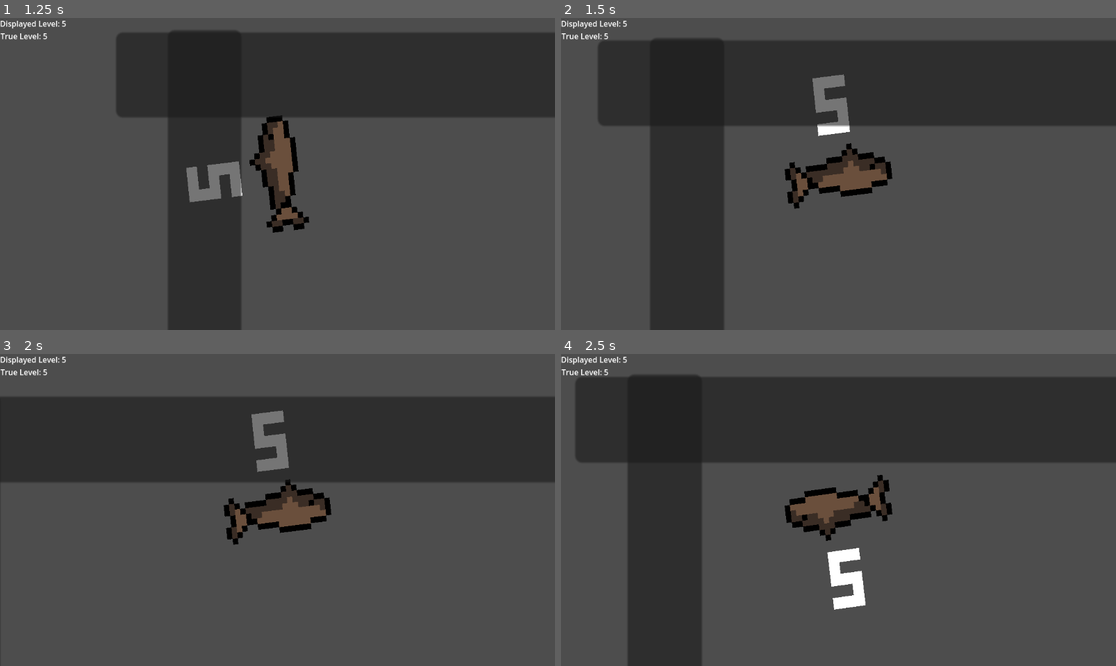
Above: before the commit, frames 1-4 (two rows, left to right).
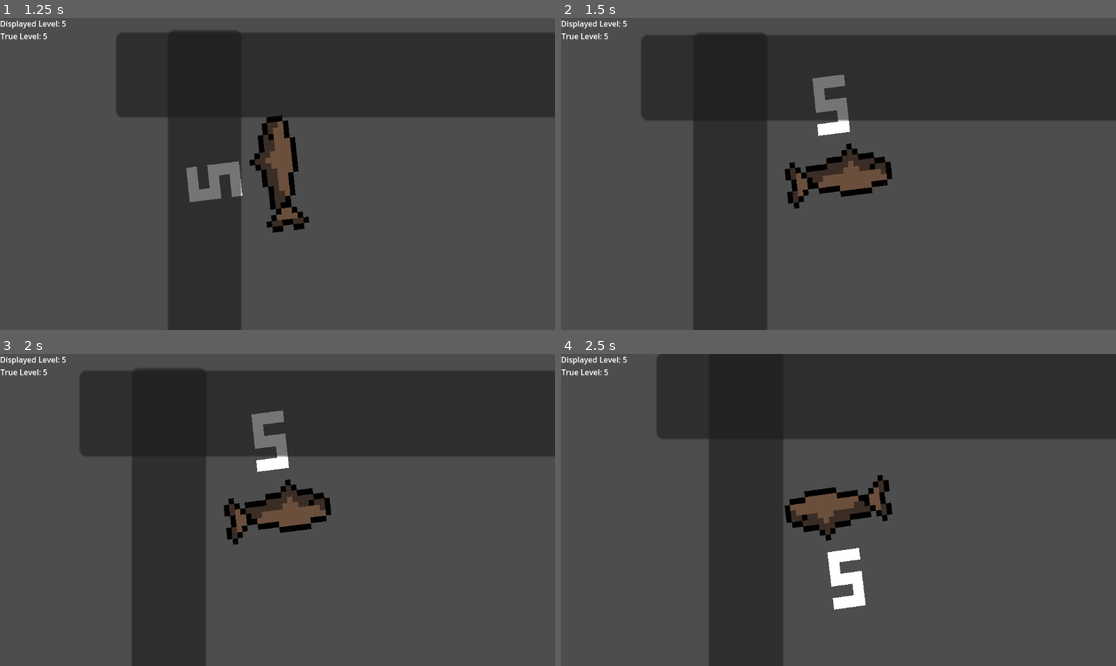
Above: after the commit, the same moments.

Repository: RomIsALemon/FishEatGame
Game: Godot game, scene res://main.tscn
The game is run twice, just before and just after one commit, with the same random seed, the same clock (stepped at 60 frames per second) and the same inputs.
Inputs (mouse positions are in pixels of both pictures, inside the frame that each line leads up to):
- Up to frame 1 (1.25 s): click "Start" at 0.5 s
- Up to frame 2 (1.5 s): tap Enter (ui_accept) at 1.25 s; move the mouse to (960, 158) at 1.27 s; tap R (Toggle Movement, bound only after the commit) at 1.35 s
- Up to frame 3 (2 s): tap Enter (ui_accept) at 1.52 s
- Up to frame 4 (2.5 s): move the mouse to (727, 525) at 2.02 s; tap R (Toggle Movement, bound only after the commit) at 2.1 s; tap Enter (ui_accept) at 2.27 s

Frame 1 is identical in both runs. In frame 2, 14% of the frame differs, in the area x 6-100%, y 4-100%; in frame 3, 24%; in frame 4, 32%, in the area x 2-100%, y 0-100%.

Commit message:
Add inherited scene for moving enemy type

Diff:
--- a/enemy/enemy.tscn
+++ b/enemy/enemy.tscn
@@ -18,7 +18,7 @@
 "speed": 5.0
 }]
 
-[node name="CharacterBody2D" type="CharacterBody2D"]
+[node name="CharacterBody2D" type="CharacterBody2D" groups=["Enemy"]]
 script = ExtResource("1_lfeft")
 
 [node name="CollisionShape2D" type="CollisionShape2D" parent="."]
--- /dev/null
+++ b/enemy/enemy_moving.gd
@@ -0,0 +1,33 @@
+extends CharacterBody2D
+
+var level = 2
+var player_in_range = false
+var speed = 100.0
+
+@onready var level_label = get_node("Label")
+@onready var player = get_parent().get_node("Player")
+
+func _ready():
+	$Area2D.body_entered.connect(_on_body_entered)
+	$Area2D.body_exited.connect(_on_body_exited)
+
+func _physics_process(delta):
+	scale.x = 1.265 + level/3.5
+	scale.y = 1.265 + level/3.5
+	level_label.text = str(level)
+	if(player_in_range):
+		look_at(player.global_position)
+		rotation += PI
+		var direction = (player.global_position - global_position).normalized()
+		velocity = (direction * speed)
+	else:
+		velocity = Vector2.ZERO
+	move_and_slide()
+
+func _on_body_entered(body):
+	if body.is_in_group("Player"):
+		player_in_range = true
+
+func _on_body_exited(body):
+	if body.is_in_group("Player"):
+		player_in_range = false
--- /dev/null
+++ b/enemy/enemy_moving.tscn
@@ -0,0 +1,15 @@
+[gd_scene load_steps=4 format=3 uid="uid://ncklgdw4cpq6"]
+
+[ext_resource type="PackedScene" uid="uid://g4qrq6oy2q2p" path="res://enemy/enemy.tscn" id="1_2fsdl"]
+[ext_resource type="Script" uid="uid://boyn636y65ypq" path="res://enemy/enemy_moving.gd" id="2_38tdy"]
+
+[sub_resource type="CircleShape2D" id="CircleShape2D_2fsdl"]
+
+[node name="Enemy_Moving" instance=ExtResource("1_2fsdl")]
+script = ExtResource("2_38tdy")
+
+[node name="Area2D" type="Area2D" parent="." index="3"]
+
+[node name="CollisionShape2D" type="CollisionShape2D" parent="Area2D" index="0" groups=["Enemy"]]
+scale = Vector2(2, 2)
+shape = SubResource("CircleShape2D_2fsdl")
--- a/player/player.gd
+++ b/player/player.gd
@@ -7,6 +7,7 @@
 var currentlevel = level # displayed level and temporary level
 var can_use_powerup = true
 var scaleSpeed = 5
+var toggleMove = true
 
 @onready var level_label = get_node("Label")
 @onready var camera = get_node("Camera2D")
@@ -24,7 +25,10 @@
 	self.look_at(mouse_position)
 	if Input.is_action_just_pressed("ui_accept") and can_use_powerup and level >= 10:
 		dash()
-	move_and_slide()
+	if Input.is_action_just_pressed("Toggle Movement"):
+		toggleMove = not toggleMove
+	if toggleMove == true:
+		move_and_slide()
 	for i in get_slide_collision_count():
 		var collision = get_slide_collision(i)
 		if collision.get_collider().get_class() == "CharacterBody2D":
--- a/player/player.tscn
+++ b/player/player.tscn
@@ -18,7 +18,7 @@
 "speed": 5.0
 }]
 
-[node name="CharacterBody2D" type="CharacterBody2D"]
+[node name="CharacterBody2D" type="CharacterBody2D" groups=["Player"]]
 script = ExtResource("1_0xtq3")
 
 [node name="CollisionShape2D" type="CollisionShape2D" parent="."]
--- a/project.godot
+++ b/project.godot
@@ -15,6 +15,11 @@
 config/features=PackedStringArray("4.5", "Forward Plus")
 config/icon="res://icon.svg"
 
+[global_group]
+
+Player=""
+Enemy=""
+
 [input]
 
 forward={
@@ -22,6 +27,11 @@
 "events": [Object(InputEventKey,"resource_local_to_scene":false,"resource_name":"","device":0,"window_id":0,"alt_presse …(189 unchanged characters)…
 ]
 }
+"Toggle Movement"={
+"deadzone": 0.2,
+"events": [Object(InputEventKey,"resource_local_to_scene":false,"resource_name":"","device":0,"window_id":0,"alt_pressed":false,"shift_pressed":false,"ctrl_pressed":false,"meta_pressed":false,"pressed":false,"keycode":0,"physical_keycode":82,"key_label":0,"unicode":0,"location":0,"echo":false,"script":null)
+]
+}
 
 [rendering]
 
--- a/world.gd
+++ b/world.gd
@@ -16,7 +16,8 @@
 	enemies[2].level = 10
 	enemies[3].level = 1
 	enemies[4].level = 25
-
+	enemies.append(get_node("Enemy_Moving"))
+	enemies[5].level = 20
 
 
 # Called every frame. 'delta' is the elapsed time since the previous frame.
--- a/world.tscn
+++ b/world.tscn
@@ -1,8 +1,9 @@
-[gd_scene load_steps=6 format=3 uid="uid://ca5yka8t45xqs"]
+[gd_scene load_steps=7 format=3 uid="uid://ca5yka8t45xqs"]
 
 [ext_resource type="Script" uid="uid://ctwylbq1qucg" path="res://world.gd" id="1_kq4et"]
 [ext_resource type="PackedScene" uid="uid://dqeyrt7b8tjwi" path="res://player/player.tscn" id="2_tkp1m"]
 [ext_resource type="PackedScene" uid="uid://g4qrq6oy2q2p" path="res://enemy/enemy.tscn" id="3_eqedp"]
+[ext_resource type="PackedScene" uid="uid://ncklgdw4cpq6" path="res://enemy/enemy_moving.tscn" id="4_aqk2v"]
 
 [sub_resource type="RectangleShape2D" id="RectangleShape2D_km7kk"]
 size = Vector2(33, 673)
@@ -95,3 +96,6 @@
 offset_right = 122.0
 offset_bottom = 61.0
 text = "True Level: "
+
+[node name="Enemy_Moving" parent="." instance=ExtResource("4_aqk2v")]
+position = Vector2(497, 320)
Not shown, added: enemy/enemy_moving.gd.uid
